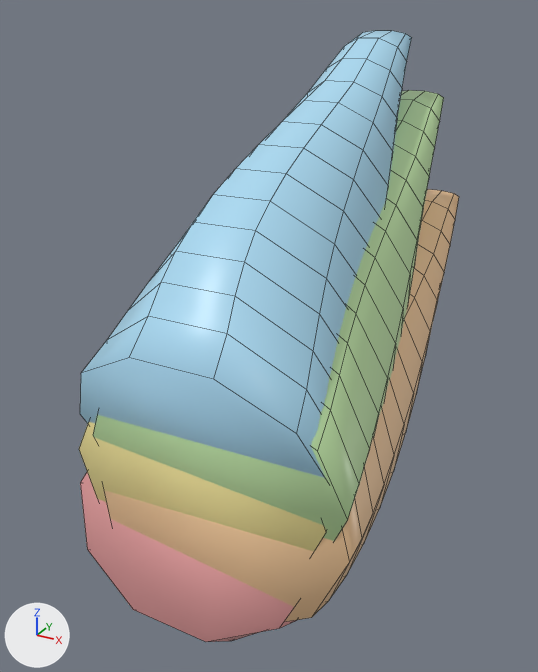
What one commit did to the FBX model Assets/RunRunSimulator/Resources/Models/MoriMochi/Parts/MonchiPart_Borla.fbx.
Both versions are drawn from a camera (50 mm lens) standing at (0.204, 0.689, 0.603) and looking at (-0.036, 1.126, 0.385). Arrows for +X, +Y and +Z are at lower left; the lights stay in place. The picture after the commit comes second. Mesh edges are drawn as thin lines. Where no turn or scale is listed for an object, it has been applied to the vertices.

Names of what the first picture shows: 'Deco_6AB8E8_back4', 'Deco_8FD16A_back3', 'Deco_F26B6B_back0', 'Deco_F5A15A_back1', 'Deco_F5D65A_back2'.
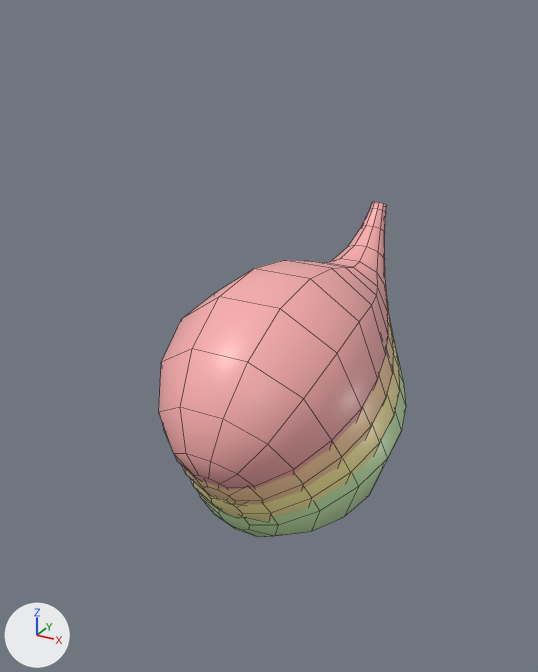
What differs and where, as boxes [x1, y1, x2, y2] in the pictures (538 x 672 px):
'Deco_6AB8E8_back4', deleted (blue): before [80, 30, 412, 478]
'Deco_F26B6B_back0', reshaped: before [80, 472, 297, 642]; after [159, 202, 388, 490]
'Deco_8FD16A_back3', reshaped: before [93, 90, 444, 541]; after [199, 350, 406, 537]
'Deco_F5A15A_back1', reshaped (mostly hidden afterwards): before [104, 189, 459, 622]; after [182, 288, 394, 505]
'Deco_F5D65A_back2', reshaped: before [79, 422, 326, 551]; after [191, 320, 400, 521]

The change, as a list of edits to the scene's bpy script:
```text
Change me_deco_8fd16a_back3:
    used by ob_deco_8fd16a_back3; location = (0.0, 0.0, 0.0)
    remove me_deco_8fd16a_back3.from_pydata(...)  # 140 vertices, 132 faces; spans x -0.078..0.09, y 0.973..1.275, z 0.296..0.545
    add me_deco_8fd16a_back3.from_pydata(...)  # 140 vertices, 132 faces; spans x -0.071..0.071, y 1.01..1.235, z 0.271..0.438
    me_deco_8fd16a_back3 part 4: 140 of 140 vertices moved; they spanned x -0.078..0.09, y 0.973..1.275, z 0.296..0.545 and now span x -0.071..0.071, y 1.01..1.235, z 0.271..0.438; mean shift (-0.01, 0.008, -0.083)
Change me_deco_f5d65a_back2:
    used by ob_deco_f5d65a_back2; location = (0.0, 0.0, 0.0)
    remove me_deco_f5d65a_back2.from_pydata(...)  # 140 vertices, 132 faces; spans x -0.09..0.078, y 0.975..1.301, z 0.269..0.502
    add me_deco_f5d65a_back2.from_pydata(...)  # 140 vertices, 132 faces; spans x -0.069..0.069, y 1.0..1.238, z 0.29..0.447
    me_deco_f5d65a_back2 part 1: 140 of 140 vertices moved; they spanned x -0.09..0.078, y 0.975..1.301, z 0.269..0.502 and now span x -0.069..0.069, y 1.0..1.238, z 0.29..0.447; mean shift (0.011, -0.014, -0.034)
Change me_deco_f26b6b_back0:
    used by ob_deco_f26b6b_back0; location = (0.0, 0.0, 0.0)
    remove me_deco_f26b6b_back0.from_pydata(...)  # 140 vertices, 132 faces; spans x -0.093..0.075, y 0.953..1.353, z 0.21..0.417
    add me_deco_f26b6b_back0.from_pydata(...)  # 140 vertices, 132 faces; spans x -0.066..0.066, y 0.979..1.245, z 0.327..0.464
    me_deco_f26b6b_back0 part 2: 140 of 140 vertices moved; they spanned x -0.093..0.075, y 0.953..1.353, z 0.21..0.417 and now span x -0.066..0.066, y 0.979..1.245, z 0.327..0.464; mean shift (0.015, -0.053, 0.064)
Change me_deco_f5a15a_back1:
    used by ob_deco_f5a15a_back1; location = (0.0, 0.0, 0.0)
    remove me_deco_f5a15a_back1.from_pydata(...)  # 140 vertices, 132 faces; spans x -0.076..0.092, y 0.963..1.327, z 0.239..0.46
    add me_deco_f5a15a_back1.from_pydata(...)  # 140 vertices, 132 faces; spans x -0.067..0.067, y 0.989..1.241, z 0.309..0.456
    me_deco_f5a15a_back1 part 3: 140 of 140 vertices moved; they spanned x -0.076..0.092, y 0.963..1.327, z 0.239..0.46 and now span x -0.067..0.067, y 0.989..1.241, z 0.309..0.456; mean shift (-0.014, -0.035, 0.015)
Remove ob_deco_6ab8e8_back4:
    ob_deco_6ab8e8_back4 = bpy.data.objects.new('Deco_6AB8E8_back4', me_deco_6ab8e8_back4)
    ob_deco_6ab8e8_back4.location = (0.0, 0.0, 0.0)
```
